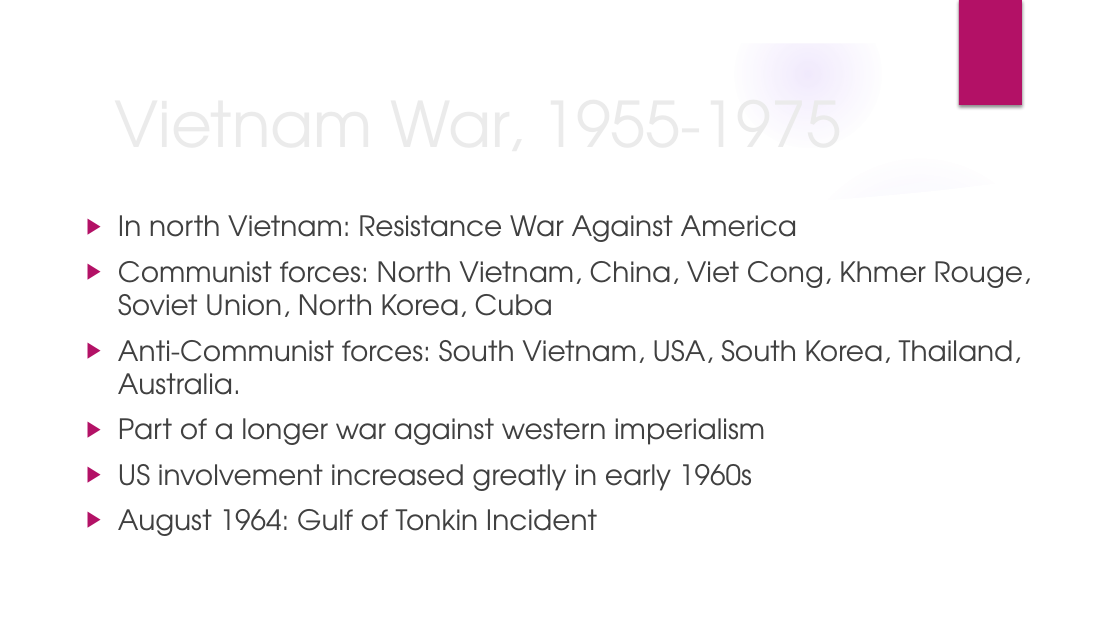
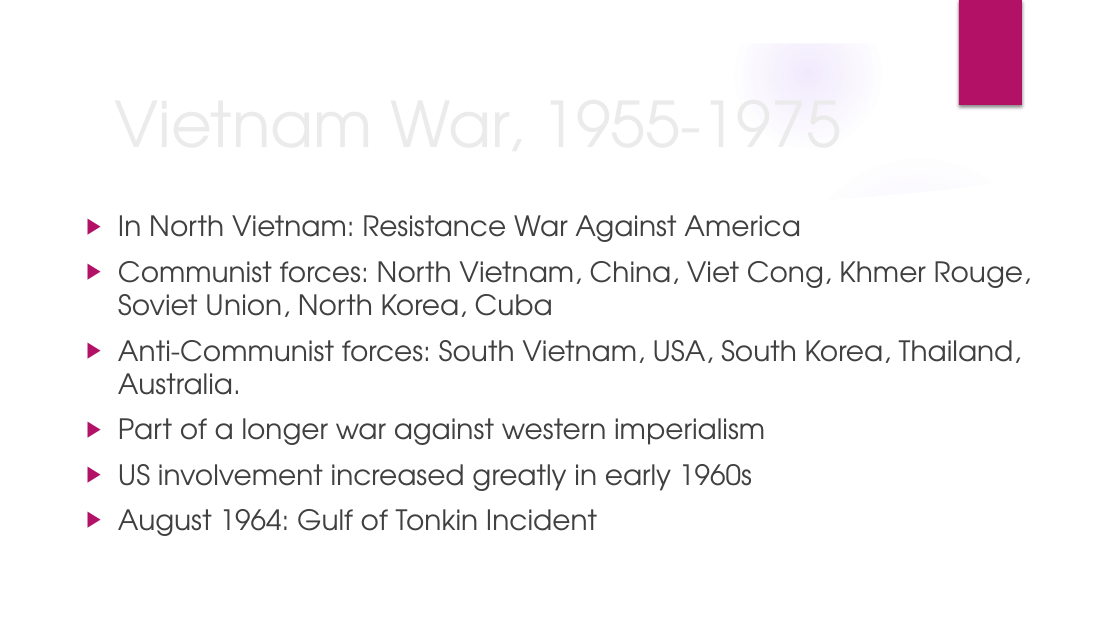
Before and after one commit to mrbaker1917/website, a slide deck: slide 3 of ASMU432/ppts/The late 1960s.pptx. Drawn at 1120x630 pixels with LibreOffice and Linux fonts; fonts in the diff are those of the drawing; background and template pictures are left out. Boxes give left, top, right and bottom in pixels: in the first picture for what was removed or moved away, otherwise in the second. Text is boxed around its words. In the diff, an @@ line names an element or a change of style, - is before the commit and + after.

```diff
--- a/ASMU432/ppts/The late 1960s.pptx
+++ b/ASMU432/ppts/The late 1960s.pptx
@@ text at [118,215,800,242]: text changed @@
-▶ In north Vietnam: Resistance War Against America
+▶ In North Vietnam: Resistance War Against America
```
Also in this commit, not shown: 1 other slide changed, 9 slides added, 5 other files.
